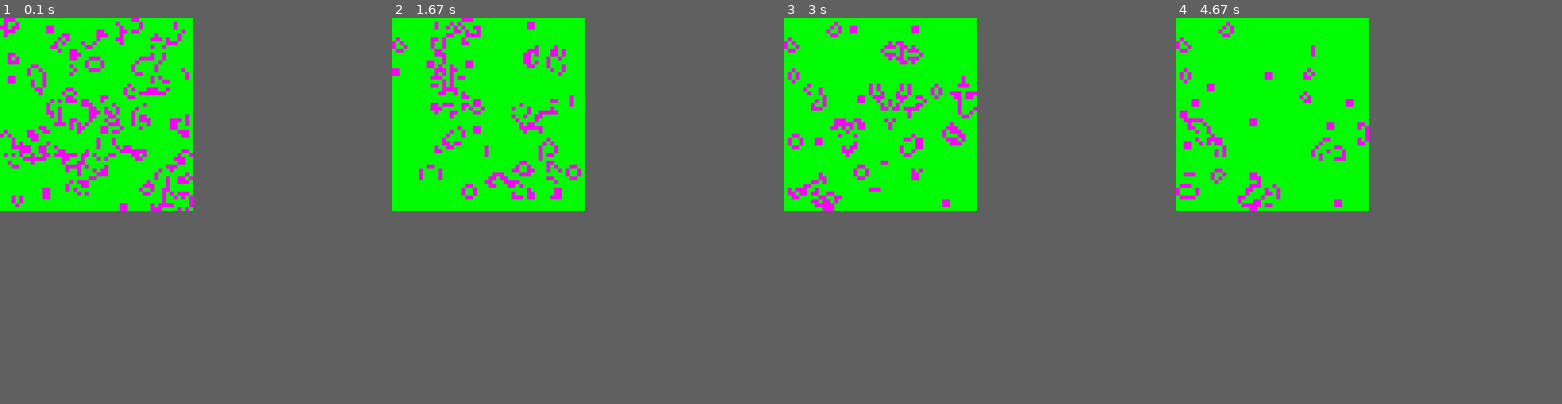
Above: before the commit, frames 1-4 (left to right).
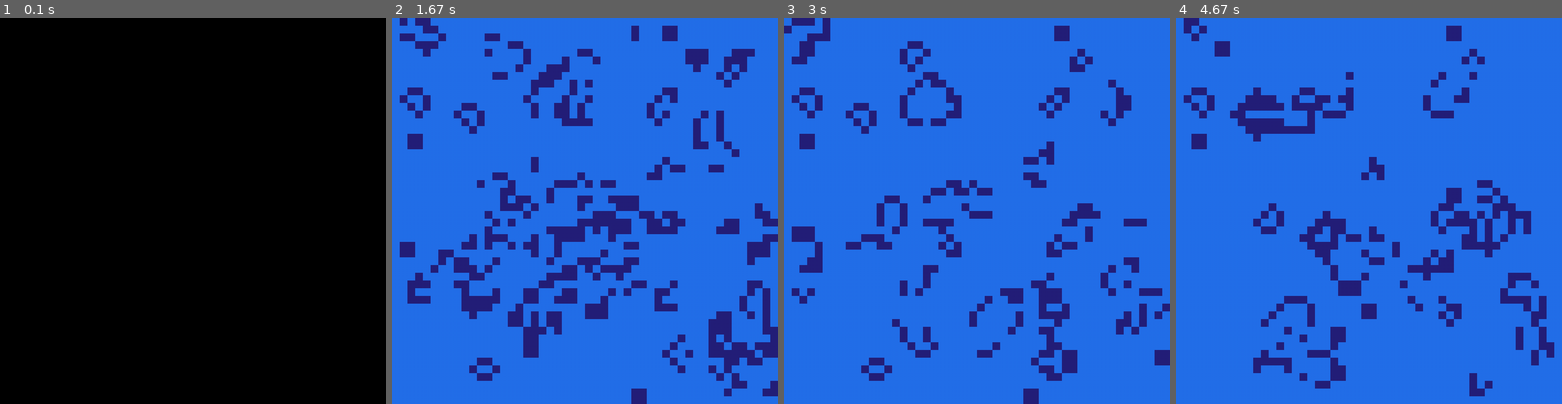
Above: after the commit, the same moments.

Repository: piotrksiazek/Pygame-of-Life
Game: pygame game, started from main.py
Two runs of this game, one before a commit and one after it. Both use one fixed random seed, a clock stepped at 60 frames per second and the inputs below.
Inputs:
- Up to frame 1 (0.1 s): no input
- Up to frame 2 (1.67 s): tap Space at 0.33 s
- Up to frame 3 (3 s): no input
- Up to frame 4 (4.67 s): no input
In our replay, the window is 450x450 before the commit and 900x900 after it. These sizes can differ from the game's own. Grey fills any space a smaller window leaves; there, only what the larger window draws over its background counts as a difference.

The runs differ from the first frame. In frame 1, 25% of the frame differs, in the area x 0-50%, y 0-50%; in frame 2, 38%, in the area x 0-100%, y 0-100%; in frame 3, 33%; in frame 4, 33%.

Commit message:
mozna rysowac komorki, wsztstko dziala

Diff:
--- a/main.py
+++ b/main.py
@@ -38,13 +38,22 @@
 
     def pre_populate_events(self):
         for event in pygame.event.get():
-            if event.type == pygame.MOUSEBUTTONDOWN:
+            if event.type == pygame.QUIT:
+                sys.exit()
+            elif event.type == pygame.MOUSEBUTTONDOWN:
+                # Getting x and y coordinate of coursor and translating it into individual cell position
                 x, y = pygame.mouse.get_pos()
                 pos_x, pos_y = int(x/self.cell_size), int(y/self.cell_size)
+                # If cell is alive then it's status will become dead
                 if self.grid[pos_y][pos_x].status == 1:
                     self.grid[pos_y][pos_x].status = 0
+                # If cell is dead then it's status will become alive
                 else:
                     self.grid[pos_y][pos_x].status = 1
+            elif event.type == pygame.KEYDOWN:
+                # Press space to start the game
+                if event.key == pygame.K_SPACE:
+                    self.not_ready = False
 
     def pre_game(self):
         while self.not_ready:
@@ -56,7 +65,7 @@
                         pygame.draw.rect(self.screen, self.settings.alive_color, cell_rect)
                     else:
                         pygame.draw.rect(self.screen, self.settings.dead_color, cell_rect)
-                    pygame.display.flip()
+            pygame.display.flip()
 
     def draw_grid(self, screen):
         #(left,top,width,height)
@@ -156,8 +165,9 @@
         population = Population()
         # population.pre_game()
         while True:
+            pygame.time.delay(100)
             self.check_events()
-            # population.pre_game()
+            population.pre_game()
             next_gen = population.draw_grid(self.screen)
             population.grid = next_gen
             pygame.display.flip()
--- a/settings.py
+++ b/settings.py
@@ -3,8 +3,8 @@
 
 class Settings:
     def __init__(self):
-        self.scr_width = 500
-        self.scr_height = 500
-        self.cell_size = 10
-        self.alive_color = (255,0,255)
-        self.dead_color = (0,255,0)
+        self.scr_width = 1000
+        self.scr_height = 1000
+        self.cell_size = 20
+        self.alive_color = (randint(1,255),randint(1,255),randint(1,255))
+        self.dead_color = (randint(1,255),randint(1,255),randint(1,255))
